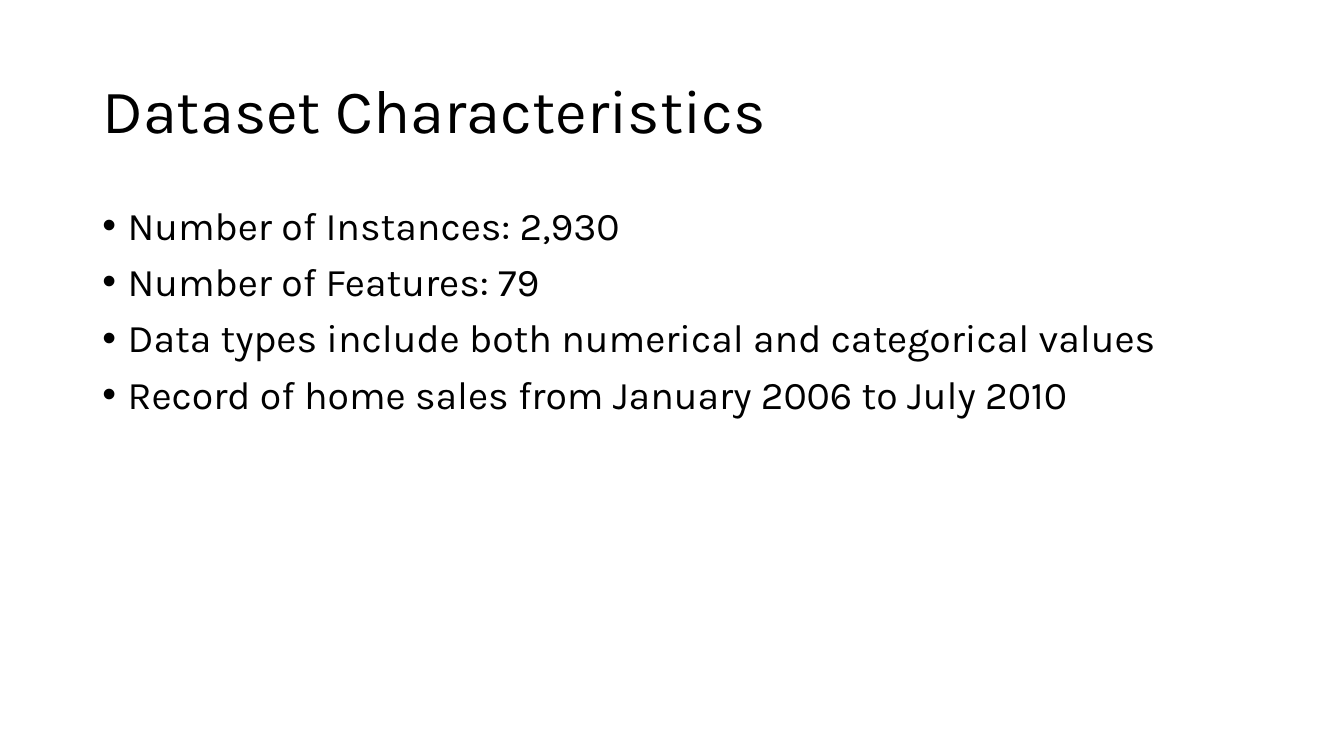
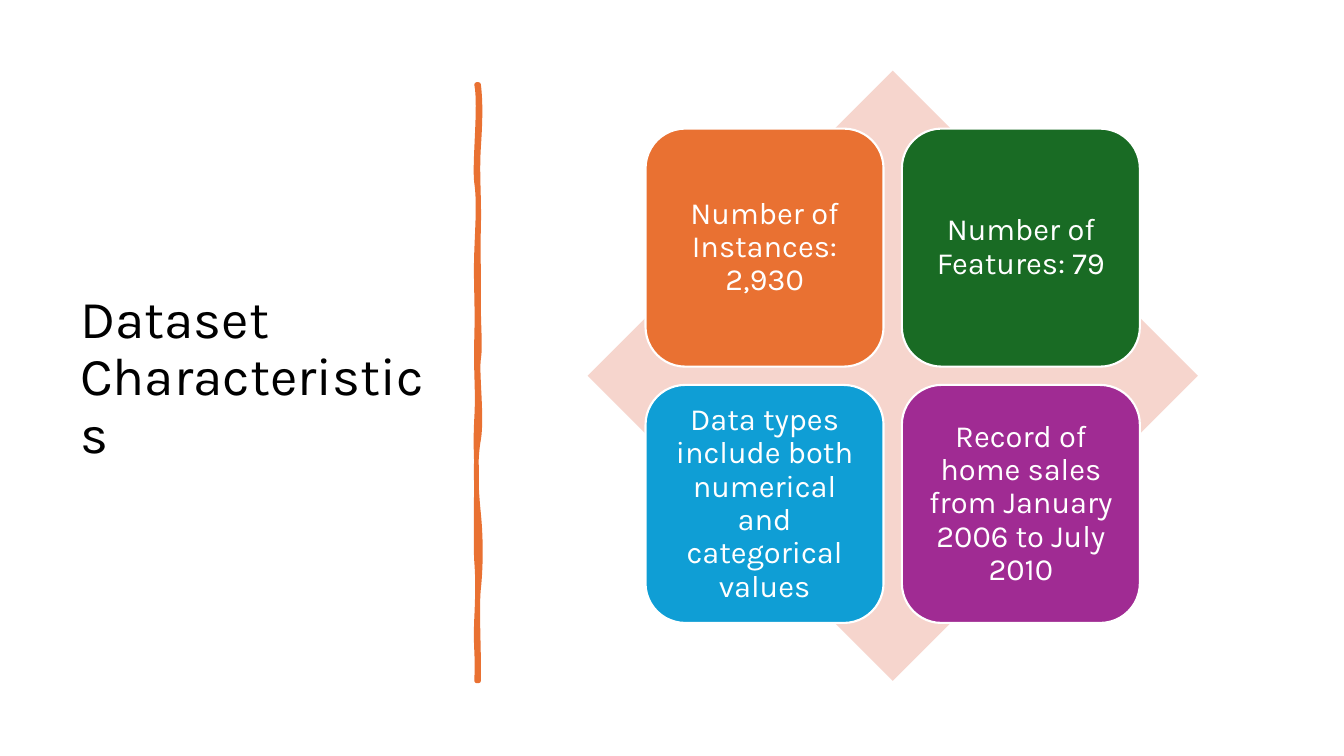
Before and after one commit to dewayneh57/ACS5513, a slide deck: slide 4 of Petabyte Pirates.pptx. Drawn at 1344x756 pixels with LibreOffice and Linux fonts; fonts in the diff are those of the drawing. Boxes give left, top, right and bottom in pixels: in the first picture for what was removed or moved away, otherwise in the second. Text is boxed around its words. In the diff, an @@ line names an element or a change of style, - is before the commit and + after.

```diff
--- a/Petabyte Pirates.pptx
+++ b/Petabyte Pirates.pptx
@@ title "Dataset Characteristics" moved from (x1=102, y1=90, x2=766, y2=134) to (x1=80, y1=304, x2=269, y2=339) @@
@@ title "Dataset Characteristics" at (x1=80, y1=304, x2=269, y2=339): size 44 to 38 pt @@
@@ freeform shape added at (x1=477, y1=85, x2=479, y2=682), fill #E97132, outline #E97132 3.25 pt @@
@@ text removed at (x1=128, y1=213, x2=1156, y2=419) @@
-• Number of Instances: 2,930
-• Number of Features: 79
-• Data types include both numerical and categorical values
-• Record of home sales from January 2006 to July 2010
@@ group added at (x1=588, y1=71, x2=1198, y2=681): 4 rounded rectangles, 4 texts, 1 diamond @@
+Number of Instances: 2,930
+Number of Features: 79
+Data types include both numerical and categorical values
+Record of home sales from January 2006 to July 2010
```
Also in this commit, not shown: 3 other slides changed, 2 slides added, 1 slide removed.
